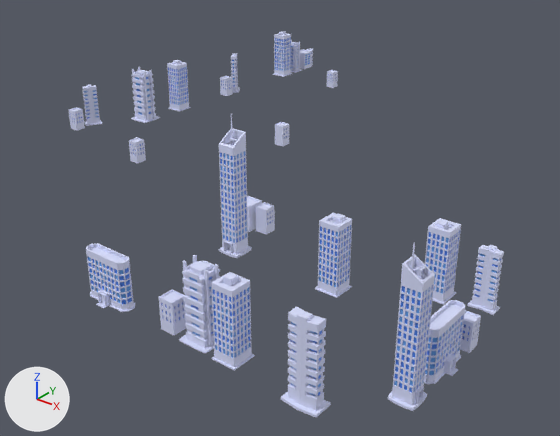
An edit to the glTF model web/public/models/buildings/Office.glb, drawn before and after from the same camera.
Camera for both pictures: a 50 mm lens placed at (108.2, -123.4, 53.8), pointed at (30.1, -25.7, -6.8). The axes (+X, +Y, +Z) are drawn at lower left. The lights are the same throughout. Where no turn or scale is listed for an object, it has been applied to the vertices.

Names of what the first picture shows: 'Office.002', 'Office.003', 'Office.004', 'Office.005', 'Office.006', 'Office.007', 'Office.008', 'Office.010', 'office.002', 'office.012', 'office.013', 'office.014', 'office.015', 'office.016', 'office.017', 'office.018'.
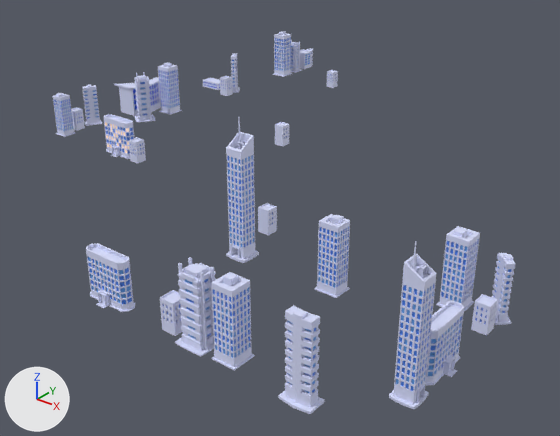
Location of each change, [x1, y1, x2, y2] in pixels of the pictures (560 x 436 px):
'Office.003', moved
    before: [388, 242, 435, 411]
    after: [389, 241, 437, 409]
'Office.005', moved
    before: [219, 113, 252, 258]
    after: [226, 116, 259, 263]
'office.016', moved, rescaled
    before: [281, 307, 331, 417]
    after: [278, 305, 325, 414]
'Office.006', moved
    before: [425, 218, 461, 305]
    after: [436, 226, 480, 312]
'office.014', moved
    before: [179, 255, 220, 353]
    after: [175, 257, 216, 356]
'Office.010', moved, rescaled
    before: [315, 213, 352, 298]
    after: [314, 214, 350, 298]
'office.012', moved, turned
    before: [467, 245, 504, 315]
    after: [492, 253, 515, 325]
'Office.007', moved
    before: [424, 300, 465, 384]
    after: [425, 301, 464, 385]
'Office.008', moved
    before: [167, 60, 191, 112]
    after: [158, 62, 182, 115]
'office.017', moved
    before: [460, 310, 481, 353]
    after: [471, 294, 498, 336]
'office.002', moved, turned, rescaled
    before: [131, 67, 160, 123]
    after: [134, 72, 155, 122]
'Office.012', added
    after: [104, 114, 134, 159]
'office.015', moved
    before: [159, 289, 186, 335]
    after: [160, 290, 182, 336]
'Hotel', added
    after: [114, 77, 160, 116]
'Office.011', added (blue)
    after: [52, 93, 75, 137]
'office.018', moved
    before: [256, 202, 275, 235]
    after: [258, 203, 277, 235]
'office.013', deleted
    before: [247, 196, 262, 232]
'Office.001', added
    after: [203, 78, 220, 90]

Diff of the bpy script that builds the scene:
```diff
--- a/web/public/models/buildings/Office.glb.py
+++ b/web/public/models/buildings/Office.glb.py
@@ ob_office_003 @@
 ob_office_003 = bpy.data.objects.new('Office.003', me_plane_133)
-ob_office_003.location = (77.5, -63.3, 0.6)
+ob_office_003.location = (77.5, -63.0, 0.6)
 ob_office_003.scale = (1.2, 1.2, 1.2)
@@ ob_office_005 @@
 ob_office_005 = bpy.data.objects.new('Office.005', me_plane_133)
-ob_office_005.location = (41.2, -49.9, 0.6)
+ob_office_005.location = (42.9, -50.3, 0.6)
 ob_office_005.rotation_euler = (0.0, 0.0, -1.571)  # degrees (0, 0, -90)
@@ ob_office_012 @@
 ob_office_012 = bpy.data.objects.new('office.012', me_plane_222)
-ob_office_012.location = (76.0, -41.7, 0.6)
-ob_office_012.rotation_euler = (0.0, 0.0, -3.142)  # degrees (0, 0, -180)
+ob_office_012.location = (78.3, -42.6, 0.6)
+ob_office_012.rotation_euler = (0.0, 0.0, 2.377)  # degrees (0, 0, 136)
 ob_office_012.scale = (1.15, 1.92, 1.15)
@@ ob_office_006 @@
 ob_office_006 = bpy.data.objects.new('Office.006', me_plane_116)
-ob_office_006.location = (69.9, -42.5, 0.6)
+ob_office_006.location = (72.8, -43.2, 0.6)
 ob_office_006.rotation_euler = (0.0, 0.0, 1.571)  # degrees (0, 0, 90)
@@ ob_office_007 @@
 ob_office_007 = bpy.data.objects.new('Office.007', me_plane_115)
-ob_office_007.location = (77.5, -56.2, 0.6)
+ob_office_007.location = (77.5, -56.5, 0.6)
 ob_office_007.rotation_euler = (0.0, 0.0, -1.571)  # degrees (0, 0, -90)
@@ ob_office_008 @@
 ob_office_008 = bpy.data.objects.new('Office.008', me_plane_116)
-ob_office_008.location = (-13.1, -7.5, 0.5)
+ob_office_008.location = (-13.1, -10.3, 0.5)
@@ ob_office_002_1 @@
 ob_office_002_1 = bpy.data.objects.new('office.002', me_plane_050)
-ob_office_002_1.location = (-13.6, -17.1, 0.5)
-ob_office_002_1.scale = (1.58, 1.58, 1.58)
+ob_office_002_1.location = (-13.6, -17.4, 0.5)
+ob_office_002_1.rotation_euler = (0.0, 0.0, -0.616)  # degrees (0, 0, -35)
+ob_office_002_1.scale = (1.42, 1.42, 1.42)
@@ ob_office_010 @@
 ob_office_010 = bpy.data.objects.new('Office.010', me_plane_116)
-ob_office_010.location = (58.4, -49.7, 0.6)
+ob_office_010.location = (58.4, -50.0, 0.6)
 ob_office_010.rotation_euler = (0.0, 0.0, -1.571)  # degrees (0, 0, -90)
+ob_office_010.scale = (0.879, 1.0, 1.0)
@@ ob_office_013 @@
-ob_office_013 = bpy.data.objects.new('office.013', me_plane_102)
@@ ob_office_014 @@
 ob_office_014 = bpy.data.objects.new('office.014', me_plane_050)
-ob_office_014.location = (53.1, -68.9, 0.6)
+ob_office_014.location = (53.1, -69.6, 0.6)
 ob_office_014.scale = (1.53, 1.53, 1.53)
@@ ob_office_015 @@
 ob_office_015 = bpy.data.objects.new('office.015', me_plane_068)
-ob_office_015.location = (48.7, -69.6, 0.6)
+ob_office_015.location = (48.9, -69.6, 0.6)
 ob_office_015.scale = (1.12, 1.12, 1.12)
@@ ob_office_016 @@
 ob_office_016 = bpy.data.objects.new('office.016', me_plane_222)
-ob_office_016.location = (69.5, -70.6, 0.6)
-ob_office_016.scale = (1.51, 2.5, 1.51)
+ob_office_016.location = (68.9, -70.6, 0.6)
+ob_office_016.scale = (1.37, 2.5, 1.51)
@@ ob_office_017 @@
 ob_office_017 = bpy.data.objects.new('office.017', me_plane_068)
-ob_office_017.location = (78.0, -50.8, 0.6)
+ob_office_017.location = (78.0, -46.3, 0.6)
 ob_office_017.rotation_euler = (0.0, 0.0, 1.571)  # degrees (0, 0, 90)
@@ ob_office_018 @@
 ob_office_018 = bpy.data.objects.new('office.018', me_plane_068)
-ob_office_018.location = (40.5, -42.3, 0.6)
+ob_office_018.location = (40.9, -42.3, 0.6)
 ob_office_018.rotation_euler = (0.0, 0.0, -3.142)  # degrees (0, 0, -180)
@@ ob_office_012_1 @@
+ob_office_012_1 = bpy.data.objects.new('Office.012', me_plane_453)  # 1423 vertices, 2872 faces; spans x -3.72..3.72, y -2.05..1.21, z 0.0..6.85; in mat_windownight_001 (orange #e79050), mat_base_001 (white #dadfff), mat_window_001 (blue #4880e7)
+ob_office_012_1.location = (-1.5, -34.3, 0.6)
@@ ob_office_001_1 @@
+ob_office_001_1 = bpy.data.objects.new('Office.001', me_plane_247)  # 372 vertices, 648 faces; spans x -2.54..2.54, y -1.43..1.93, z 0.0..1.69; in mat_primary (blue #0051e7), mat_base (white #dadfff)
+ob_office_001_1.location = (-18.3, 9.5, 0.5)
@@ ob_office_011_1 @@
+ob_office_011_1 = bpy.data.objects.new('Office.011', me_plane_116)
+ob_office_011_1.location = (-18.8, -34.0, 0.6)
+ob_office_011_1.rotation_euler = (0.0, 0.0, 1.571)  # degrees (0, 0, 90)
+ob_office_011_1.scale = (0.788, 0.788, 0.788)
@@ ob_hotel @@
+ob_hotel = bpy.data.objects.new('Hotel', me_plane_246)  # 708 vertices, 1408 faces; spans x -3.81..2.7, y -4.59..4.59, z 0.0..6.26; in mat_base (white #dadfff), mat_primary (blue #0051e7)
+ob_hotel.location = (-18.3, -13.2, 0.5)
```
